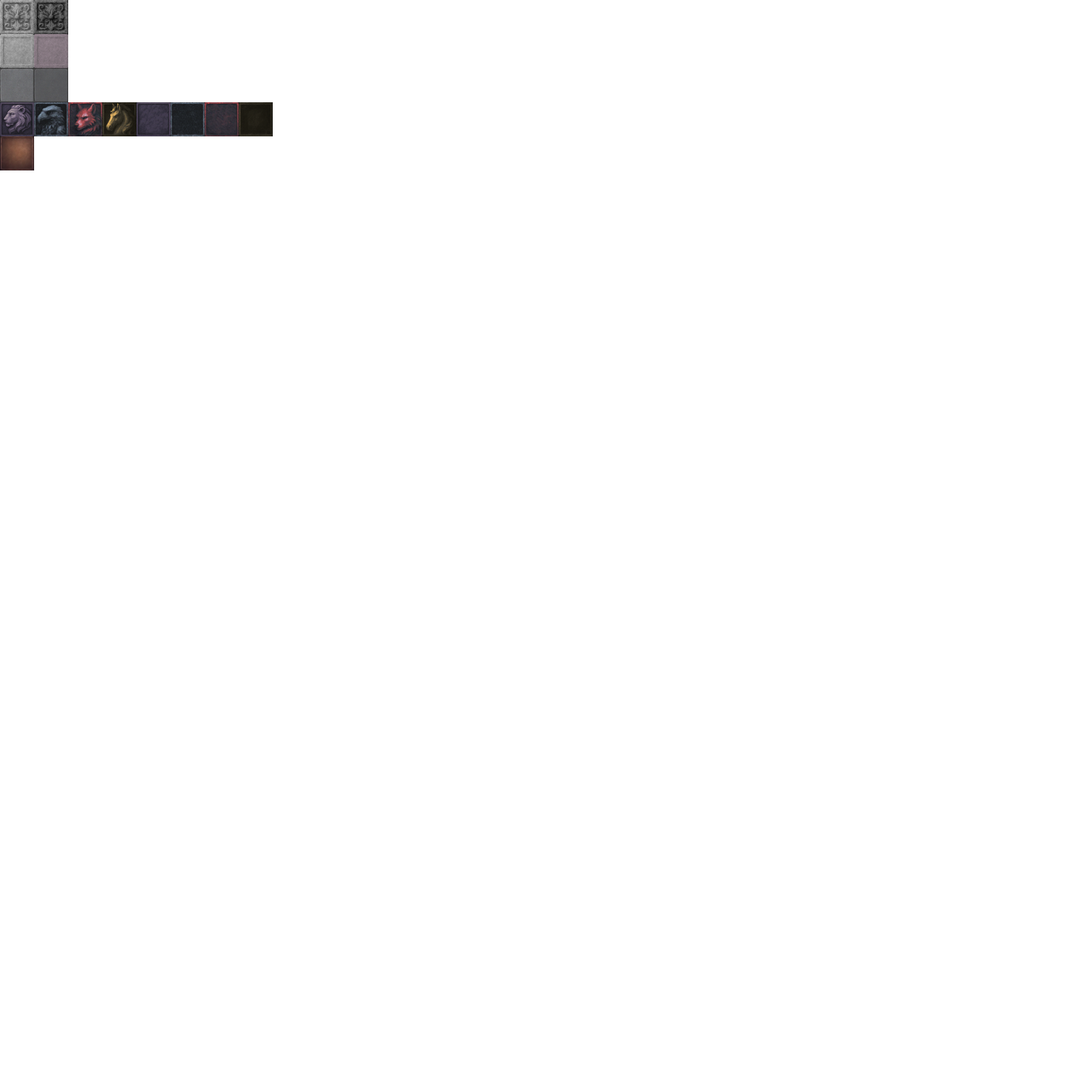
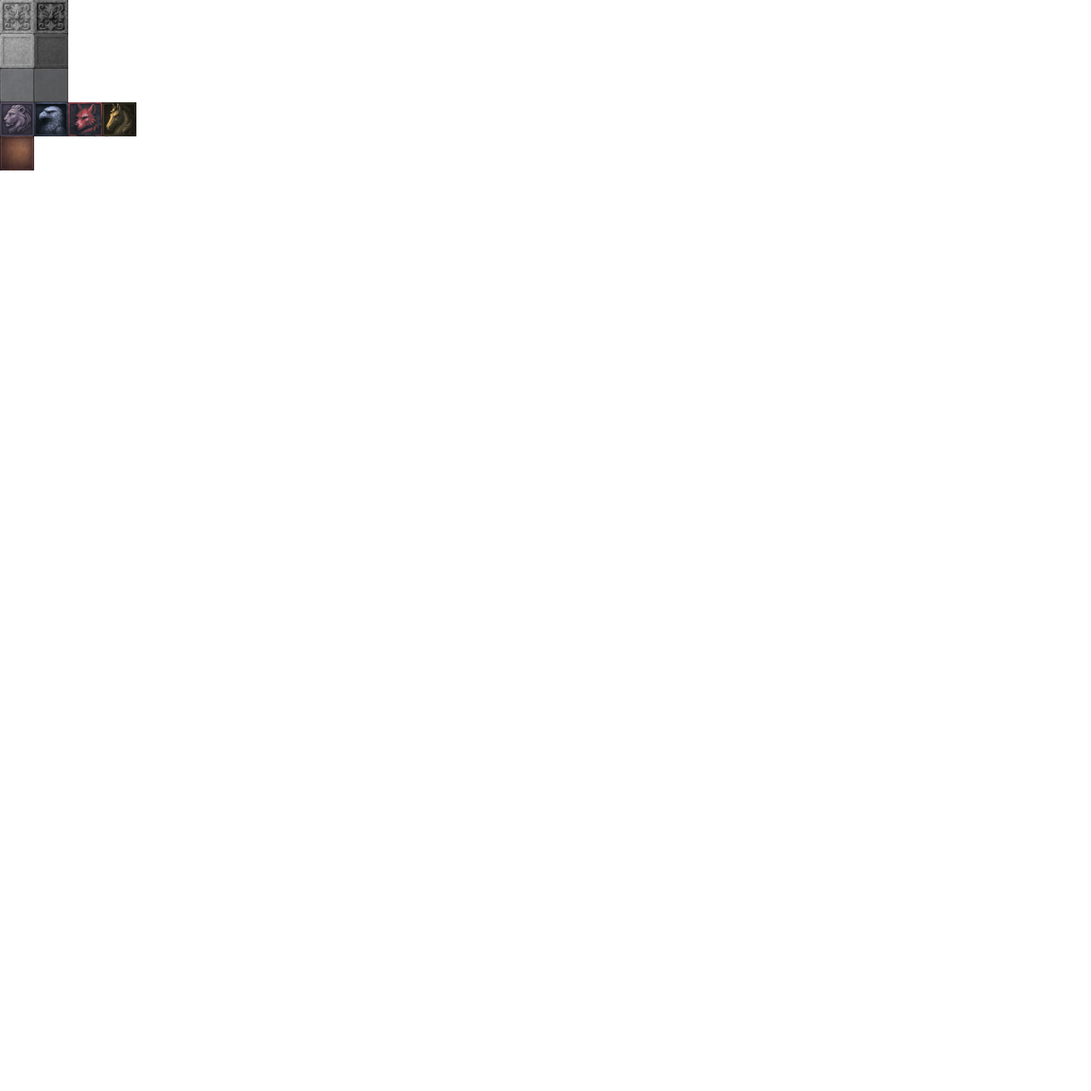
Layer changes from the first (1091, 1091) image to the second:
painted on "Layer" over (x1=0, y1=34, x2=273, y2=138)
